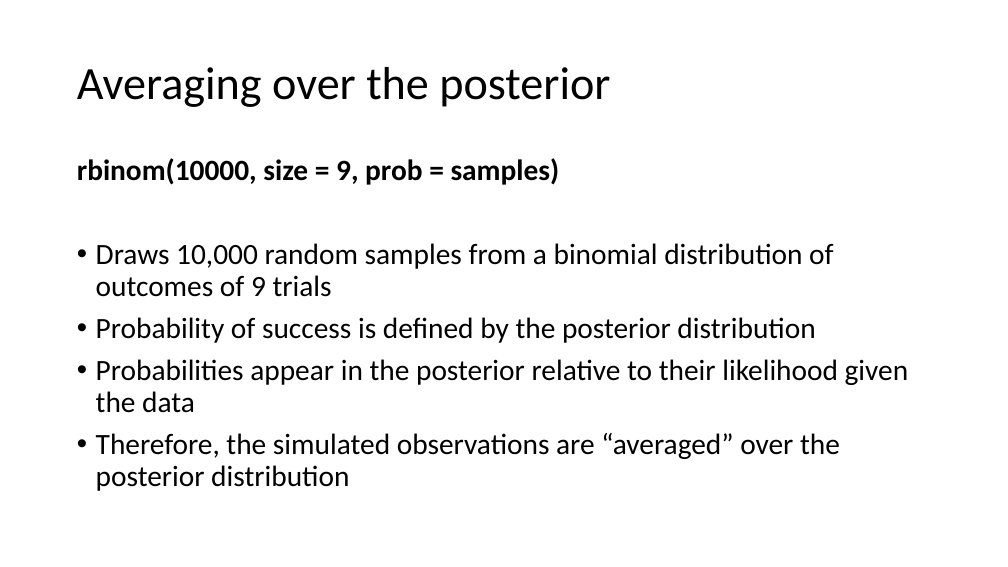
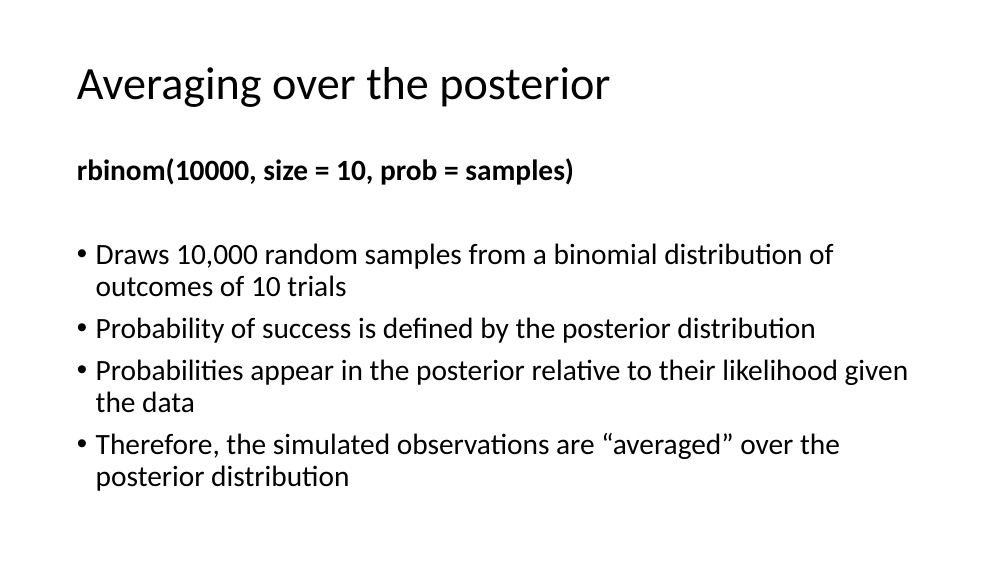
Before and after one commit to steffenfoerster/stats_eco_evo_2021, a slide deck: slide 14 of lecture/lecture_week_07.pptx. Drawn at 1008x567 pixels with LibreOffice and Linux fonts; fonts in the diff are those of the drawing. Boxes give left, top, right and bottom in pixels: in the first picture for what was removed or moved away, otherwise in the second. Text is boxed around its words. In the diff, an @@ line names an element or a change of style, - is before the commit and + after.

Commit message:
lecture code week 7

```diff
--- a/lecture/lecture_week_07.pptx
+++ b/lecture/lecture_week_07.pptx
@@ text at (x1=77, y1=158, x2=833, y2=297): text changed @@
-rbinom(10000, size = 9, prob = samples)
-• Draws 10,000 random samples from a binomial distribution of outcomes of 9 trials
+rbinom(10000, size = 10, prob = samples)
+• Draws 10,000 random samples from a binomial distribution of outcomes of 10 trials
```
Also in this commit, not shown: 1 other file.
